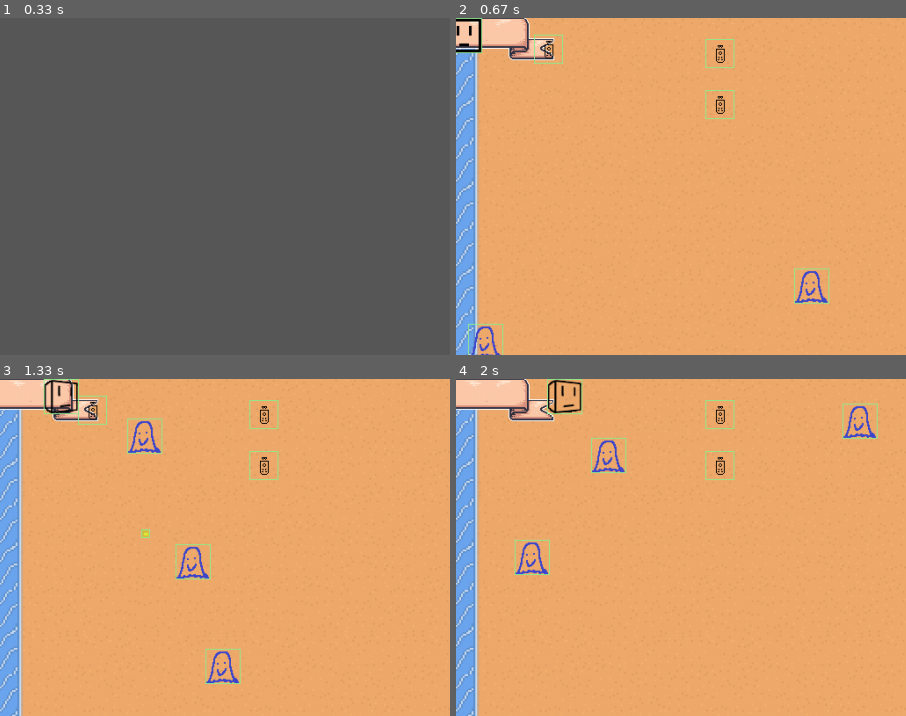
Above: before the commit, frames 1-4 (two rows, left to right).
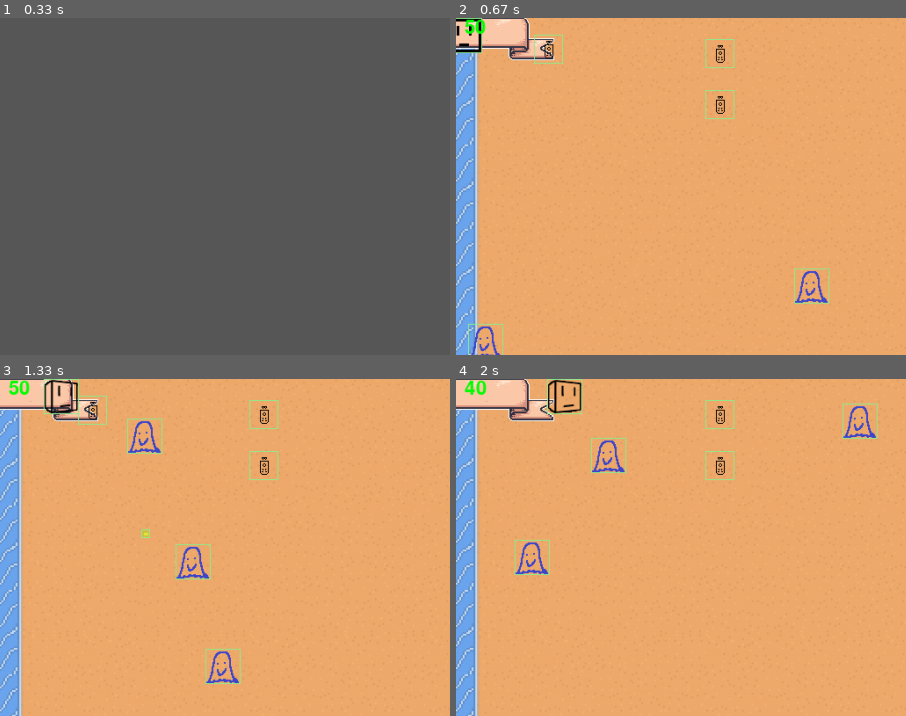
Above: after the commit, the same moments.

Repository: Justinalovado/my_pygame
Game: pygame game, started from main.py
Two runs of this game, one before a commit and one after it. Both use one fixed random seed, a clock stepped at 60 frames per second and the inputs below.
Inputs:
- Up to frame 1 (0.33 s): no input
- Up to frame 2 (0.67 s): tap Space at 0.33 s
- Up to frame 3 (1.33 s): tap K at 0.67 s; hold D from 1 s (still down)
- Up to frame 4 (2 s): release D at 1.47 s; hold D from 1.83 s (still down)
The pictures show only the part of the screen within x 1-51%, y 0-50%; the shares and areas given below are measured in that part.

Frame 1 is identical in both runs. In frame 2, 0.1% of the frame differs, in the area x 2-7%, y 0-5%; in frame 3, 0.1%; in frame 4, 0.1%.

Commit message:
Added player heath display

Diff:
--- a/Entity.py
+++ b/Entity.py
@@ -2,7 +2,7 @@
 from sys import flags
 import pygame
 
-
+pygame.init()
 # ATTACKSTATE NEEDS TO BE ADDED
 SECOND = 60
 BULLETSPEED = 4
@@ -18,6 +18,7 @@
 PLAYER_DOWN = pygame.image.load("img/player/down.png").convert_alpha()
 PLAYER_RIGHT = pygame.image.load("img/player/right.png").convert_alpha()
 PLAYER_LEFT = pygame.image.load("img/player/left.png").convert_alpha()
+HEALTH_FONT = pygame.font.Font("font/xeros_karma.ttf", 32)
 
 class Player:
     def __init__(self) -> None:
@@ -130,6 +131,9 @@
         screen.blit(self.img, (self.x, self.y))
         if show_hitbox:
             pygame.draw.rect(screen, "lightgreen", self.hitbox, width=1)
+        health_txt = HEALTH_FONT.render(str(self.health), True, 'green', None)
+        screen.blit(health_txt, (20, 0))
+
     def is_overloaded(self, projectiles):
         if not self.remote_bullet_item:
             return False
--- a/pyproject.toml
+++ /dev/null
@@ -1,15 +0,0 @@
-[tool.poetry]
-name = "repl_pygame_mypygame"
-version = "0.1.0"
-description = ""
-authors = ["EngulfedMusic91 <<>>"]
-
-[tool.poetry.dependencies]
-python = "^3.8"
-pygame = "^2.1.2"
-
-[tool.poetry.dev-dependencies]
-
-[build-system]
-requires = ["poetry-core>=1.0.0"]
-build-backend = "poetry.core.masonry.api"
Not shown, removed: poetry.lock
